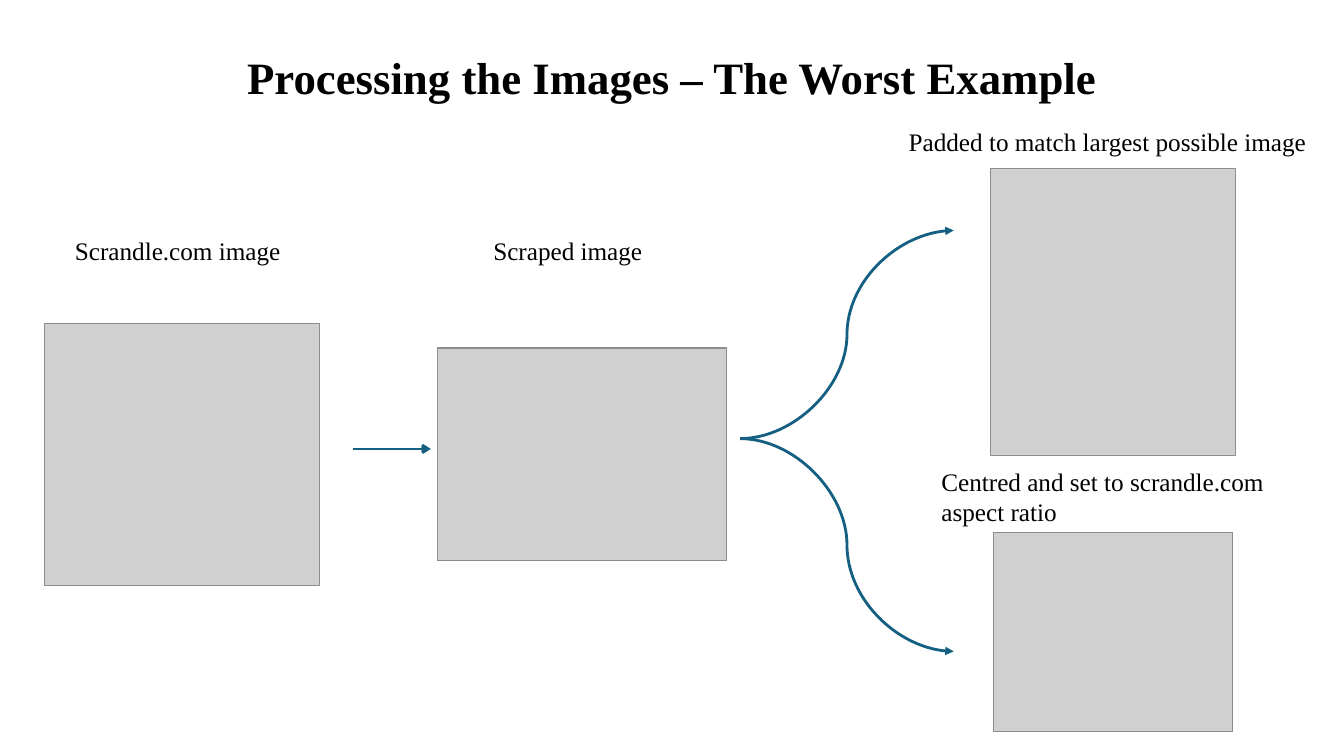
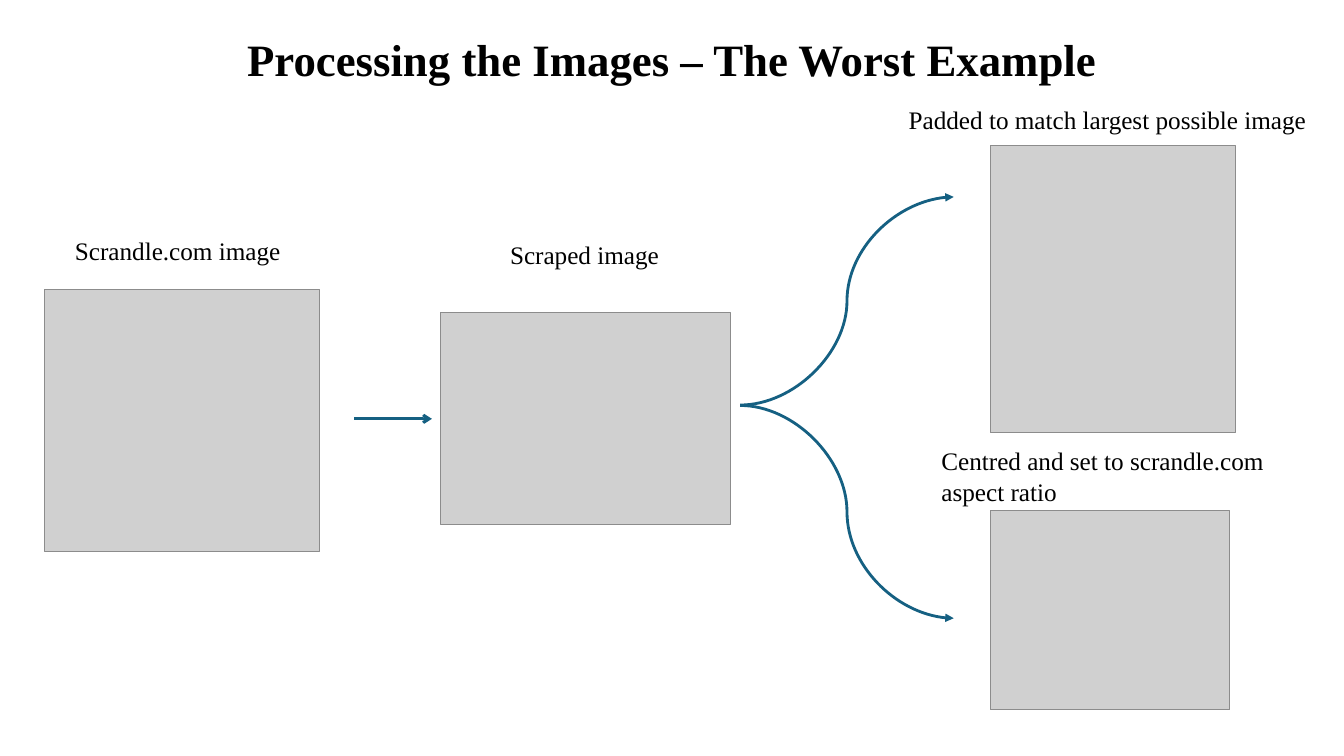
Before and after one commit to JakobFugl/scrandle_ml_project, a slide deck: slide 4 of Chris_workspace/Chris slides.pptx. Drawn at 1344x756 pixels with LibreOffice and Linux fonts; fonts in the diff are those of the drawing; grey boxes stand for pictures. Boxes give left, top, right and bottom in pixels: in the first picture for what was removed or moved away, otherwise in the second. Text is boxed around its words. In the diff, an @@ line names an element or a change of style, - is before the commit and + after.

```diff
--- a/Chris_workspace/Chris slides.pptx
+++ b/Chris_workspace/Chris slides.pptx
@@ text "Processing the Images – The ...": place and size @@
-text "Processing the Images – The ..." at (247, 63, 1096, 103)
+text "Processing the Images – The ..." at (247, 45, 1096, 86)
@@ 2 texts, 1 picture: place and size @@
-2 texts, 1 picture at (909, 133, 1305, 527)
+2 texts, 1 picture at (909, 111, 1305, 507)
@@ 2 curved arrows, 1 picture: place and size @@
-2 curved arrows, 1 picture at (44, 231, 954, 651)
+2 curved arrows, 1 picture at (44, 197, 954, 618)
@@ text "Scraped image": place and size @@
-text "Scraped image" at (493, 242, 642, 266)
+text "Scraped image" at (510, 246, 658, 270)
@@ picture: place and size @@
-picture at (438, 348, 727, 561)
+picture at (441, 313, 730, 525)
@@ arrow moved from (354, 449) - (431, 449) to (355, 419) - (433, 419) @@
@@ picture: place and size @@
-picture at (994, 532, 1233, 732)
+picture at (991, 511, 1230, 711)
```
Also in this commit, not shown: 2 other slides changed, 1 slide added, 1 other file.
